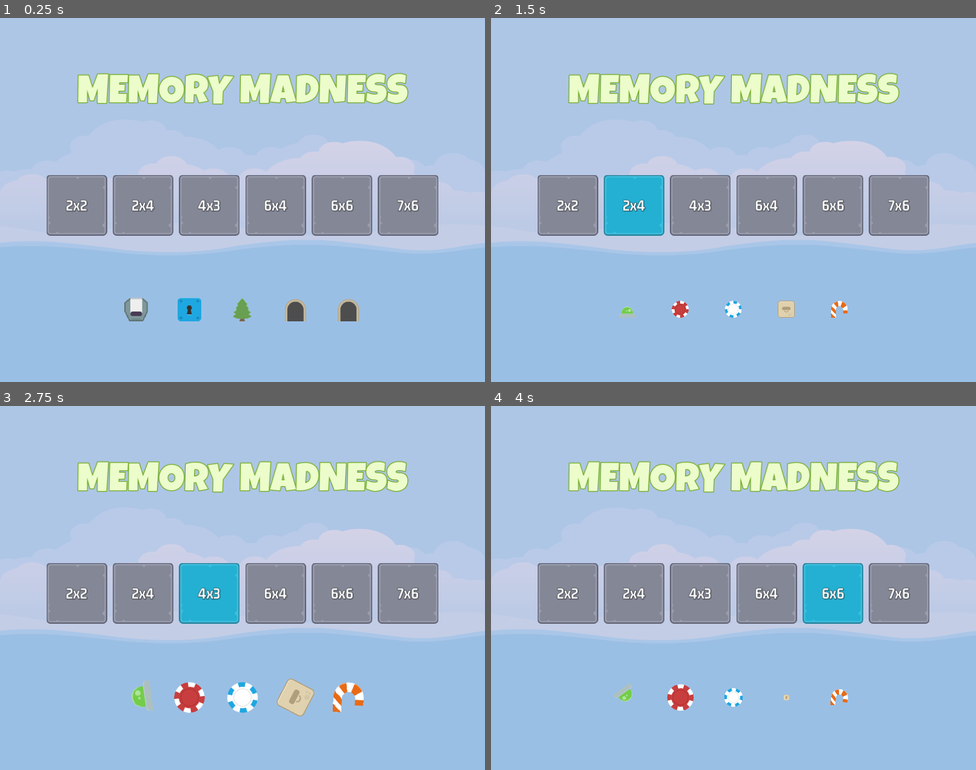
Above: before the commit, frames 1-4 (two rows, left to right).
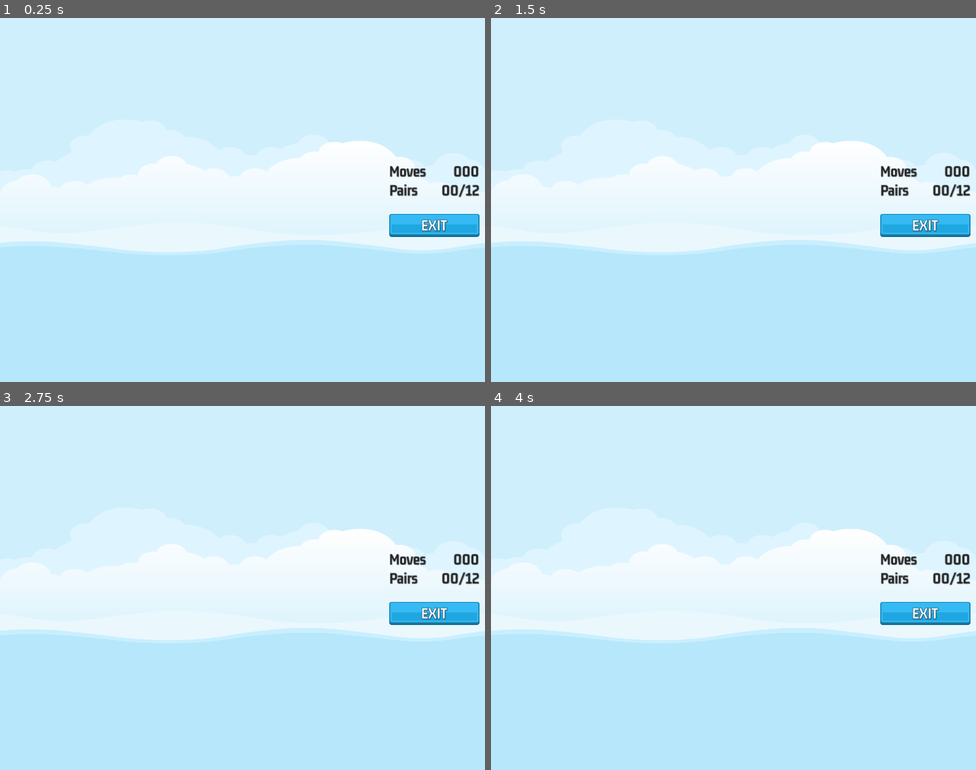
Above: after the commit, the same moments.

Repository: jaerrib/learning-godot
Game: Godot game, scene res://scenes/master/master.tscn
Two runs of this game, one before a commit and one after it. Both use one fixed random seed, a clock stepped at 60 frames per second and the inputs below.
Inputs (mouse positions are in pixels of both pictures, inside the frame that each line leads up to):
- Up to frame 1 (0.25 s): no input
- Up to frame 2 (1.5 s): click (568, 203) at 0.5 s, where only the run before the commit has a clickable "2x2"; click (631, 203) at 1.25 s, where only the run before the commit has a clickable "2x4"
- Up to frame 3 (2.75 s): click (208, 591) at 2 s, where only the run before the commit has a clickable "4x3"
- Up to frame 4 (4 s): click (767, 591) at 2.75 s, where only the run before the commit has a clickable "6x4"; click (835, 591) at 3.5 s, where only the run before the commit has a clickable "6x6"

The runs differ from the first frame. In frame 1, 100% of the frame differs, in the area x 0-100%, y 0-100%; in frame 2, 100%; in frame 3, 100%; in frame 4, 100%.

Commit message:
Set up game screen

Diff:
--- /dev/null
+++ b/memory-madness/scenes/game/game.tscn
@@ -0,0 +1,100 @@
+[gd_scene load_steps=5 format=3 uid="uid://djh3isj0x08sa"]
+
+[ext_resource type="LabelSettings" uid="uid://efdir2vdny11" path="res://assets/GM_32_Dark.tres" id="1_l0lfu"]
+[ext_resource type="Texture2D" uid="uid://di6u8wvmqo0xg" path="res://assets/ui/blue_button00.png" id="2_agrki"]
+[ext_resource type="Texture2D" uid="uid://dc5djd5e61qyp" path="res://assets/ui/green_button00.png" id="3_8jcib"]
+[ext_resource type="LabelSettings" uid="uid://bb630qrhxr0ef" path="res://assets/GM_32_White.tres" id="4_4ve0f"]
+
+[node name="Game" type="Control"]
+layout_mode = 3
+anchors_preset = 15
+anchor_right = 1.0
+anchor_bottom = 1.0
+grow_horizontal = 2
+grow_vertical = 2
+
+[node name="HB" type="HBoxContainer" parent="."]
+layout_mode = 1
+anchors_preset = 15
+anchor_right = 1.0
+anchor_bottom = 1.0
+grow_horizontal = 2
+grow_vertical = 2
+
+[node name="MC" type="MarginContainer" parent="HB"]
+layout_mode = 2
+size_flags_horizontal = 3
+theme_override_constants/margin_left = 12
+theme_override_constants/margin_top = 12
+theme_override_constants/margin_right = 12
+theme_override_constants/margin_bottom = 12
+
+[node name="GridContainer" type="GridContainer" parent="HB/MC"]
+layout_mode = 2
+size_flags_horizontal = 4
+size_flags_vertical = 4
+
+[node name="MC2" type="MarginContainer" parent="HB"]
+custom_minimum_size = Vector2(200, 0)
+layout_mode = 2
+theme_override_constants/margin_right = 12
+
+[node name="VB" type="VBoxContainer" parent="HB/MC2"]
+layout_mode = 2
+size_flags_vertical = 4
+
+[node name="HB" type="HBoxContainer" parent="HB/MC2/VB"]
+layout_mode = 2
+
+[node name="Label" type="Label" parent="HB/MC2/VB/HB"]
+layout_mode = 2
+size_flags_horizontal = 3
+text = "Moves"
+label_settings = ExtResource("1_l0lfu")
+vertical_alignment = 1
+
+[node name="LabelMoves" type="Label" parent="HB/MC2/VB/HB"]
+layout_mode = 2
+text = "000"
+label_settings = ExtResource("1_l0lfu")
+horizontal_alignment = 2
+vertical_alignment = 1
+
+[node name="HB2" type="HBoxContainer" parent="HB/MC2/VB"]
+layout_mode = 2
+
+[node name="Label" type="Label" parent="HB/MC2/VB/HB2"]
+layout_mode = 2
+size_flags_horizontal = 3
+text = "Pairs"
+label_settings = ExtResource("1_l0lfu")
+vertical_alignment = 1
+
+[node name="LabelPairs" type="Label" parent="HB/MC2/VB/HB2"]
+layout_mode = 2
+text = "00/12"
+label_settings = ExtResource("1_l0lfu")
+horizontal_alignment = 2
+vertical_alignment = 1
+
+[node name="Spacer" type="Control" parent="HB/MC2/VB"]
+custom_minimum_size = Vector2(0, 24)
+layout_mode = 2
+
+[node name="ExitButton" type="TextureButton" parent="HB/MC2/VB"]
+layout_mode = 2
+size_flags_horizontal = 4
+texture_normal = ExtResource("2_agrki")
+texture_pressed = ExtResource("3_8jcib")
+
+[node name="Label" type="Label" parent="HB/MC2/VB/ExitButton"]
+layout_mode = 1
+anchors_preset = 15
+anchor_right = 1.0
+anchor_bottom = 1.0
+grow_horizontal = 2
+grow_vertical = 2
+text = "EXIT"
+label_settings = ExtResource("4_4ve0f")
+horizontal_alignment = 1
+vertical_alignment = 1
--- a/memory-madness/scenes/master/master.tscn
+++ b/memory-madness/scenes/master/master.tscn
@@ -1,7 +1,8 @@
-[gd_scene load_steps=3 format=3 uid="uid://6ble00dbwixb"]
+[gd_scene load_steps=4 format=3 uid="uid://6ble00dbwixb"]
 
 [ext_resource type="Texture2D" uid="uid://bj1lmlqb7jlx1" path="res://assets/images/backgroundEmpty.png" id="1_3tmow"]
 [ext_resource type="PackedScene" uid="uid://1e6034keiccb" path="res://scenes/main/main.tscn" id="2_rooc8"]
+[ext_resource type="PackedScene" uid="uid://djh3isj0x08sa" path="res://scenes/game/game.tscn" id="3_uccqg"]
 
 [node name="Master" type="CanvasLayer"]
 
@@ -15,3 +16,6 @@
 expand_mode = 1
 
 [node name="Main" parent="." instance=ExtResource("2_rooc8")]
+visible = false
+
+[node name="Game" parent="." instance=ExtResource("3_uccqg")]
